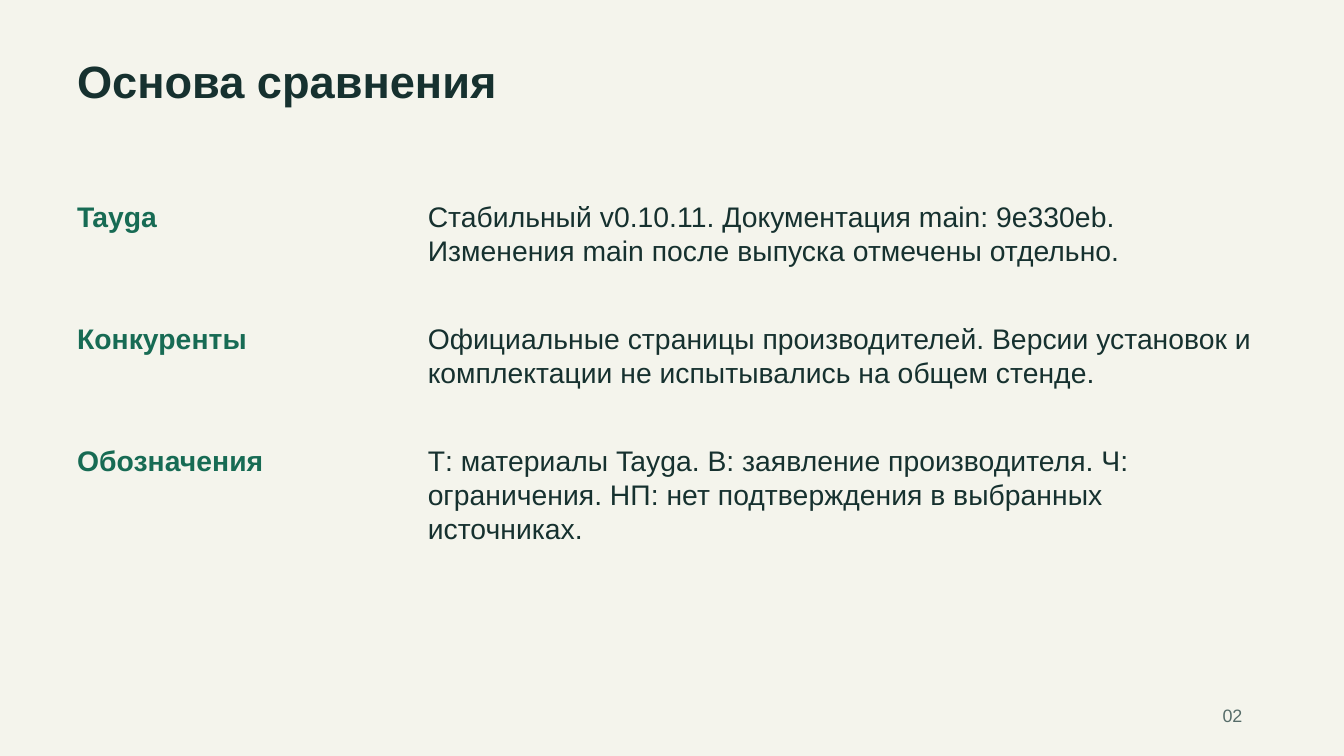
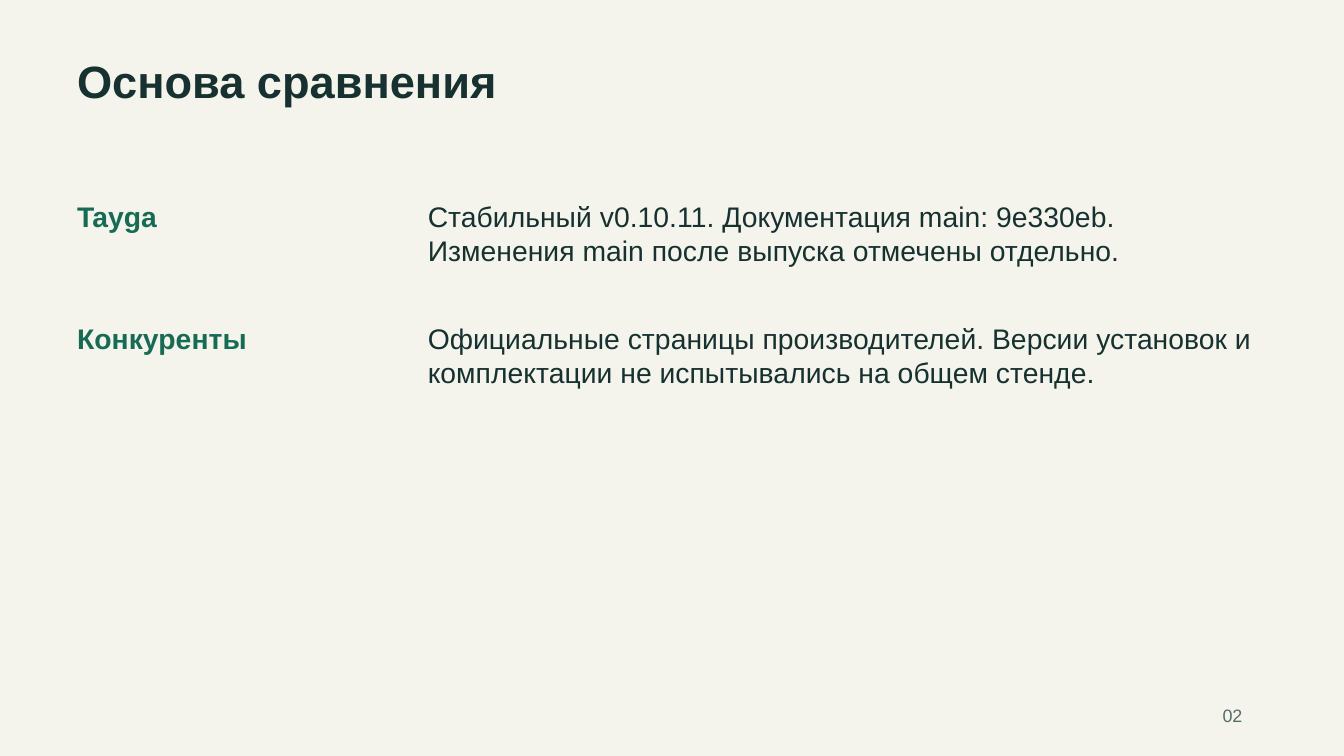
Before and after one commit to rkislov/tayga-mail-server, a slide deck: slide 2 of docs/presentations/tayga-competitors-2026-11-19.pptx. Drawn at 1344x756 pixels with LibreOffice and Linux fonts; fonts in the diff are those of the drawing. Boxes give left, top, right and bottom in pixels: in the first picture for what was removed or moved away, otherwise in the second. Text is boxed around its words. In the diff, an @@ line names an element or a change of style, - is before the commit and + after.

```diff
--- a/docs/presentations/tayga-competitors-2026-11-19.pptx
+++ b/docs/presentations/tayga-competitors-2026-11-19.pptx
@@ text removed at box(77, 450, 263, 472) @@
-Обозначения
@@ text removed at box(428, 451, 1128, 540) @@
-Т: материалы Tayga. В: заявление производителя. Ч: ограничения. НП: нет подтверждения в выбранных источниках.
```
Also in this commit, not shown: 9 other slides changed, 1 other file.
